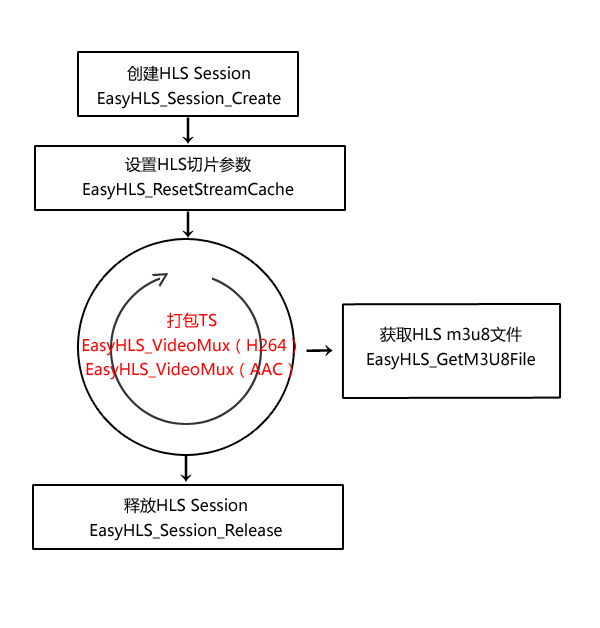
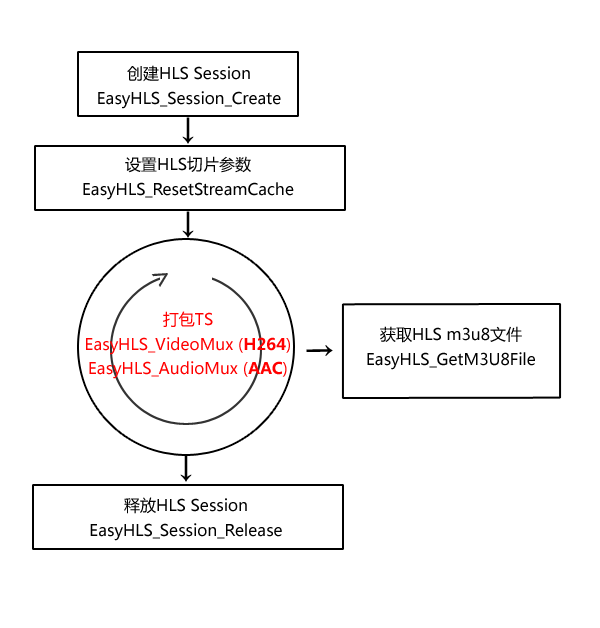
The second 600 × 628 image is a revision of the first. Changes to its layers:
renamed "打包TS EasyHLS_VideoMux（H264） EasyHLS_VideoMux（AAC）" to "打包TS EasyHLS_VideoMux (H264) EasyHLS_AudioMux (AAC)", painted on it over [83, 311, 296, 380]
